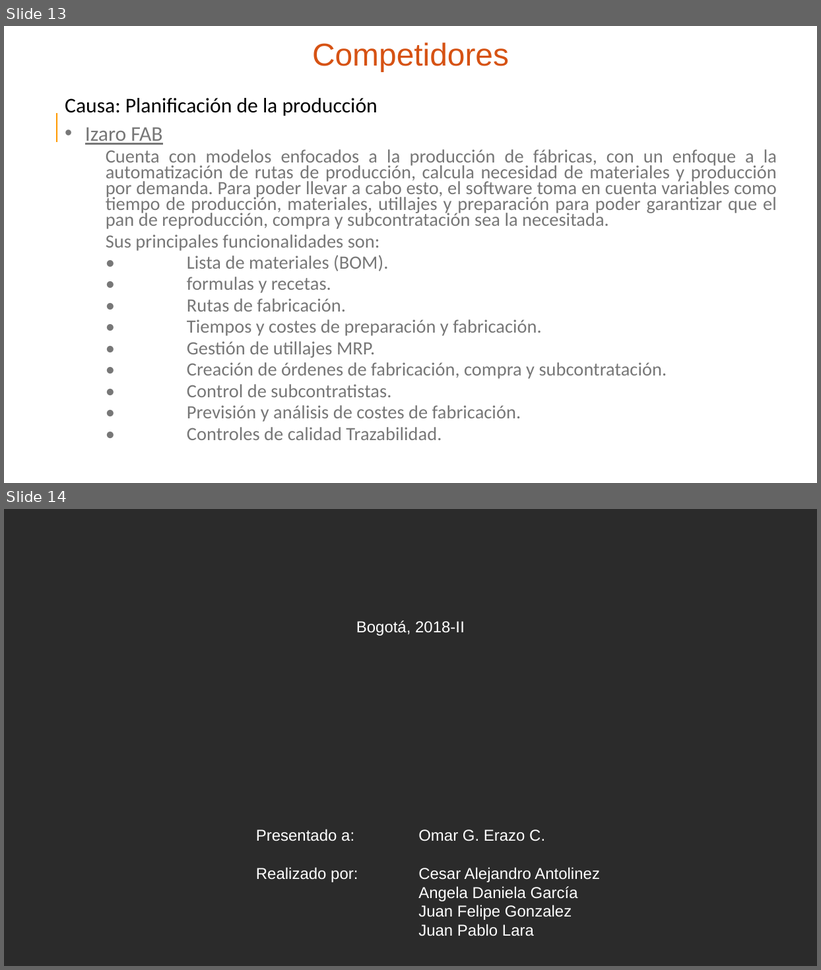
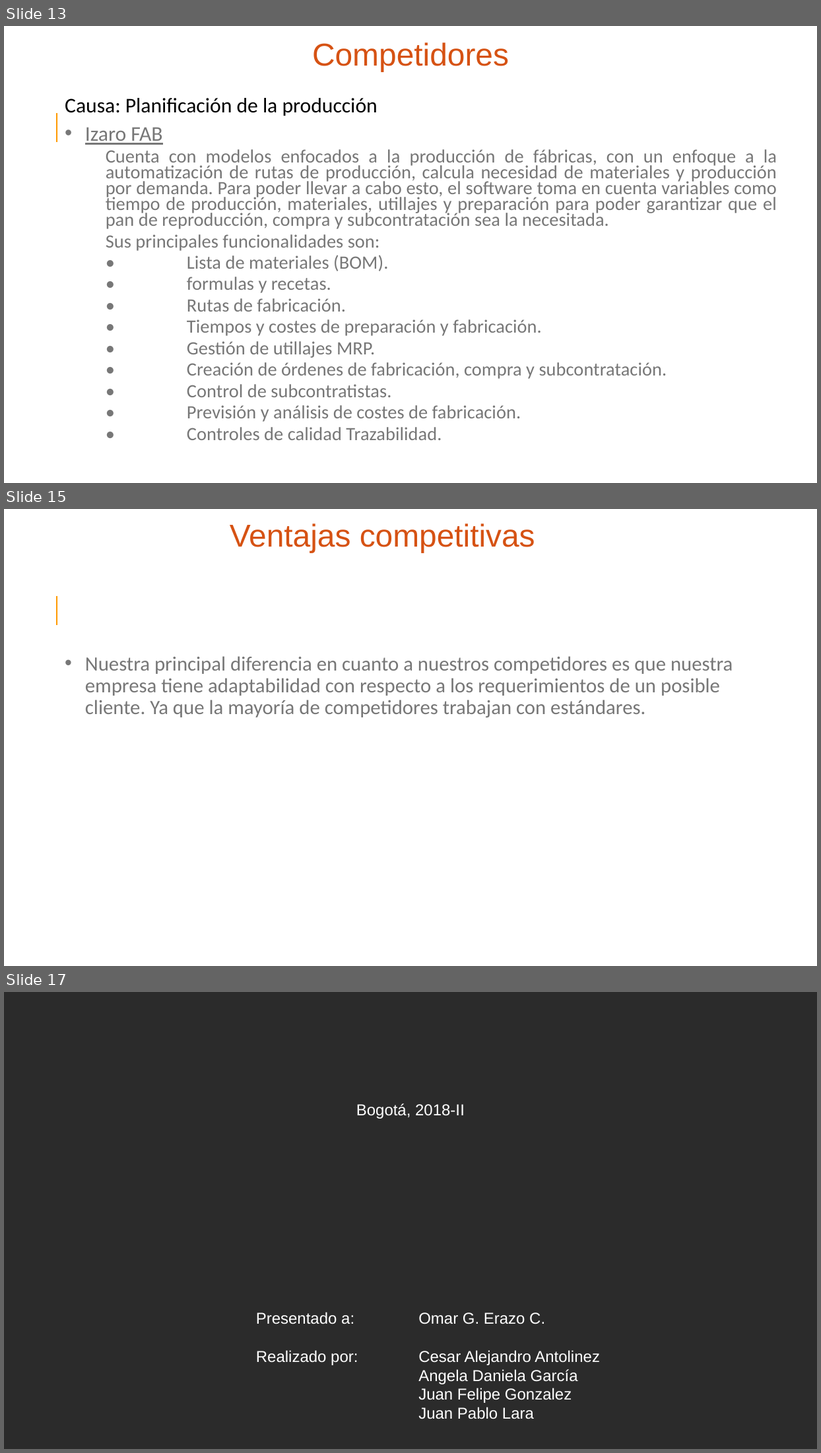
Before and after one commit to FelipeG23/Diseno_de_Procesos, a slide deck: Documentos/ActividadesEnClase/ComplementoPrimeraActividad/ComplementoActividadClase.pptx. Shown one above the other, each under a label of ours: slides 13 and 14 before the commit, slides 13, 15 and 17 after it; the slides between them are not shown. The pictures are 821x970 and 821x1453 pixels, drawn with LibreOffice and Linux fonts; fonts in the diff are those of the drawing; background and template pictures are left out; a plain dark background stands for a picture behind light text. Boxes give left, top, right and bottom in pixels: in the first picture for what was removed or moved away, otherwise in the second. Text is boxed around its words. In the diff, an @@ line names an element or a change of style, - is before the commit and + after.

Commit message:
Cambios en clase
*Propuesta de valor
*Ventajas Competitivas
*Promesas de valor
*Mapa

```diff
--- a/Documentos/ActividadesEnClase/ComplementoPrimeraActividad/ComplementoActividadClase.pptx
+++ b/Documentos/ActividadesEnClase/ComplementoPrimeraActividad/ComplementoActividadClase.pptx
@@ slide 15 added at bbox=[4, 509, 817, 966], background picture (left out) @@
@@ title added at bbox=[230, 524, 535, 553], 28 pt, text #D65213 @@
+Ventajas competitivas
@@ line added from (57, 596) to (57, 625), #FF9900 1.5 pt @@
@@ text added at bbox=[85, 656, 733, 718], 18 pt, text #777777 @@
+• Nuestra principal diferencia en cuanto a nuestros competidores es que nuestra empresa tiene adaptabilidad con respecto a los requerimientos de un posible cliente. Ya que la mayoría de competidores trabajan con estándares.
@@ what was slide 14 is now slide 17 @@
```
Also in this commit, not shown: 2 other slides added.
